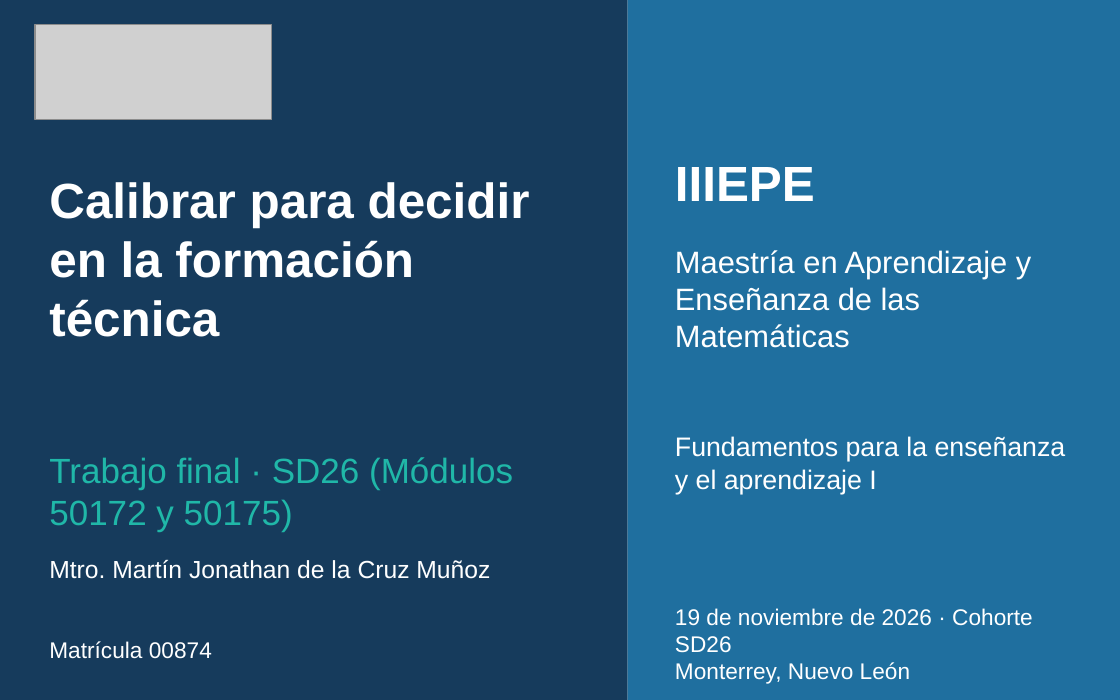
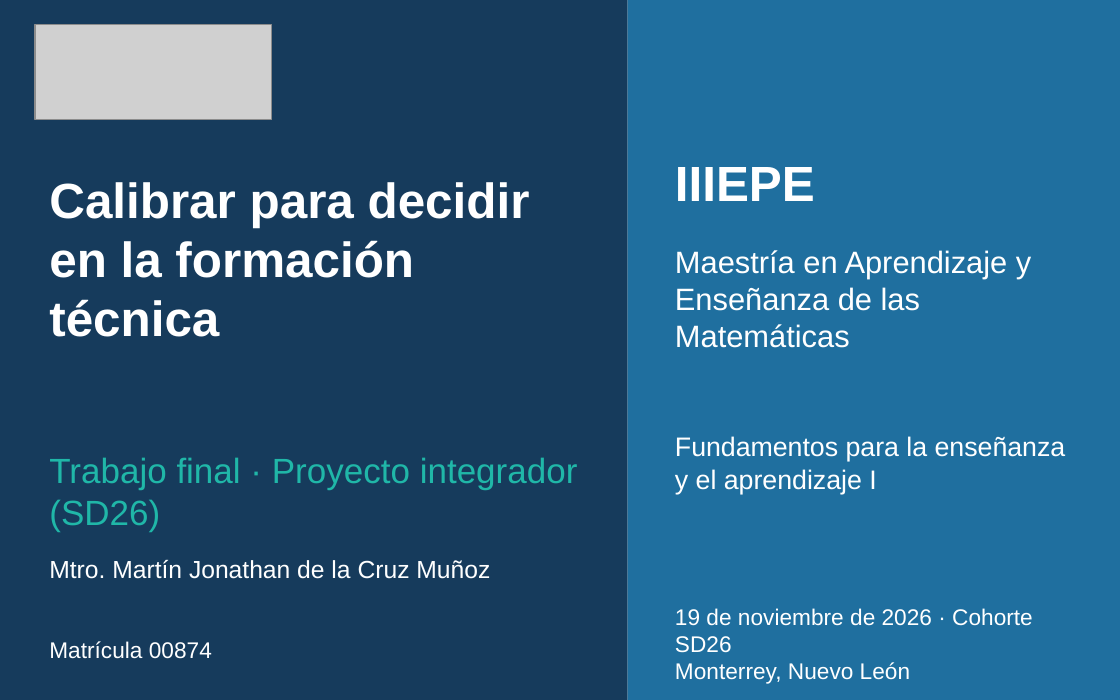
Before and after one commit to clasesingenieria/AulaTeX-Academico, a slide deck: slide 1 of IIIEPE/maestria-en-enseñanza-y-aprendizaje-de-las-matematicas/fundamentos-para-la-enseñanza-y-el-aprendizaje-I/periodos/SD26/actividades-plataforma-SD26/actividad-08-trabajo-final/presentacion.pptx. Drawn at 1120x700 pixels with LibreOffice and Linux fonts; fonts in the diff are those of the drawing; grey boxes stand for pictures. Boxes give left, top, right and bottom in pixels: in the first picture for what was removed or moved away, otherwise in the second. Text is boxed around its words. In the diff, an @@ line names an element or a change of style, - is before the commit and + after.

Commit message:
docs(actividad-01): actualiza metadatos y redacción de recursos sesión 1
- simplifica subtítulos eliminando referencias a módulo 50157
- reemplaza "consignas explícitas" por "pautas algorítmicas cerradas" en tabla comparativa
- ajusta redacción introductoria para mayor claridad conceptual

```diff
--- a/IIIEPE/maestria-en-enseñanza-y-aprendizaje-de-las-matematicas/fundamentos-para-la-enseñanza-y-el-aprendizaje-I/periodos/SD26/actividades-plataforma-SD26/actividad-08-trabajo-final/presentacion.pptx
+++ b/IIIEPE/maestria-en-enseñanza-y-aprendizaje-de-las-matematicas/fundamentos-para-la-enseñanza-y-el-aprendizaje-I/periodos/SD26/actividades-plataforma-SD26/actividad-08-trabajo-final/presentacion.pptx
@@ text at [49, 457, 578, 532]: text changed @@
-Trabajo final · SD26 (Módulos 50172 y 50175)
+Trabajo final · Proyecto integrador (SD26)
```
Also in this commit, not shown: 57 other files.
